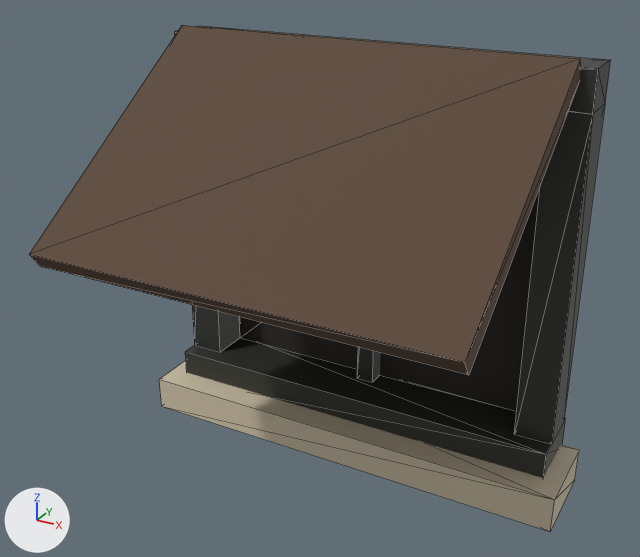
One commit to the glTF model godot/assets/kit/town/window_frame.glb: the scene before it, then after it.
Both versions are drawn from a camera (50 mm lens) standing at (0.79, -1.708, 1.067) and looking at (0.007, -0.285, 0.355). Lighting does not change. The marker at lower left points along +X, +Y and +Z. The picture after the commit comes second. Mesh edges are drawn as thin lines. Vertices at exactly the same position are counted once.

Names of what the first picture shows: 'window_frame'.
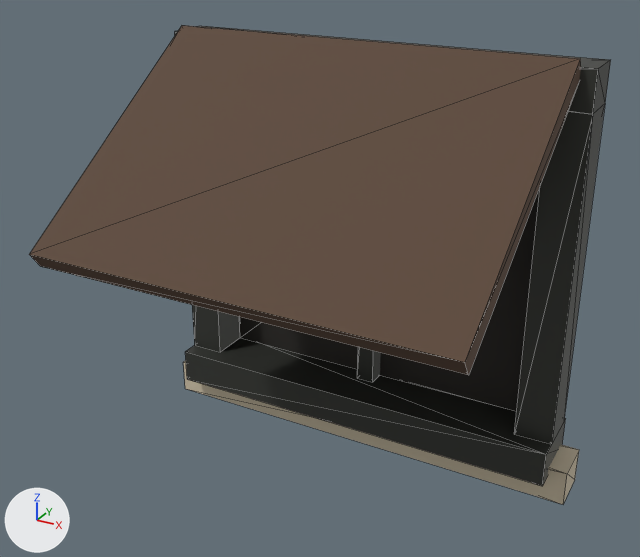
Where the change shows, as pixel boxes (x1, y1, x2, y2) in the pictures (640 x 557 px; the box of a moved part takes in the faces that stretch with it):
'window_frame', reshaped
    before: (29, 25, 611, 531)
    after: (29, 25, 611, 504)
part 1 of me_window_frame, moved or reshaped
    before: (159, 361, 579, 531)
    after: (183, 361, 579, 504)

Diff of the bpy script that builds the scene:
```diff
--- a/godot/assets/kit/town/window_frame.glb.py
+++ b/godot/assets/kit/town/window_frame.glb.py
@@ me_window_frame @@
 me_window_frame.from_pydata(...)  # 56 vertices, 96 faces; spans x -0.5..0.5, y -0.619..0.015, z -0.14..0.796
 # used by ob_window_frame; location = (0.0, 0.0, 0.0)
 # before: 12 (-0.5, -0.2, -0.14) at pixel (161, 406), 13 (0.5, -0.2, -0.14) at pixel (550, 531), 14 (-0.5, -0.2, -0.06) at pixel (159, 379), 15 (0.5, -0.2, -0.06) at pixel (554, 499)
+# me_window_frame part 1
+for i in [*range(12, 16)]: me_window_frame.vertices[i].co += Vector((0.0, 0.1, 0.0))
 me_window_frame.materials.append(mat_flat)
```
